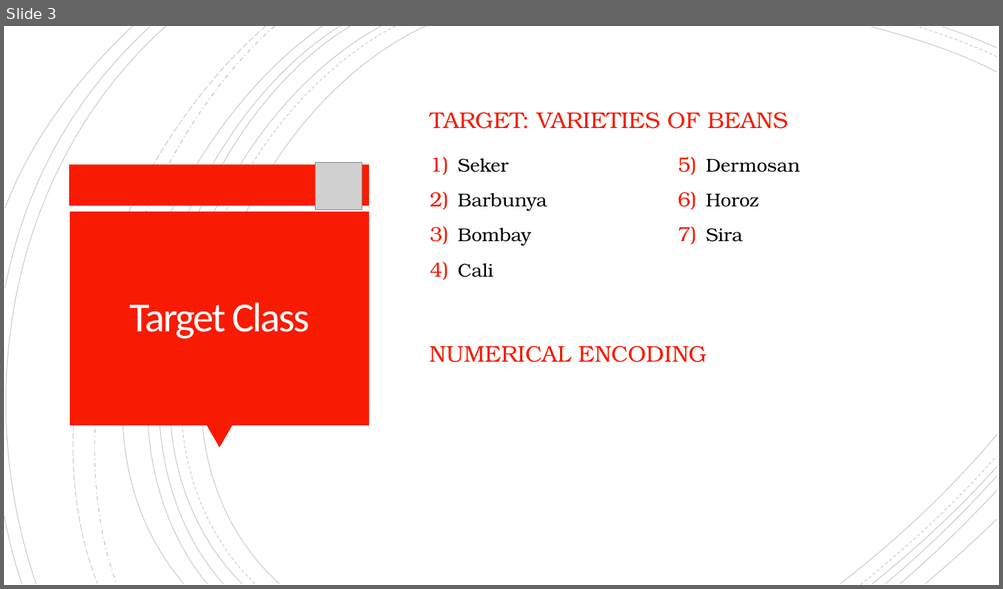
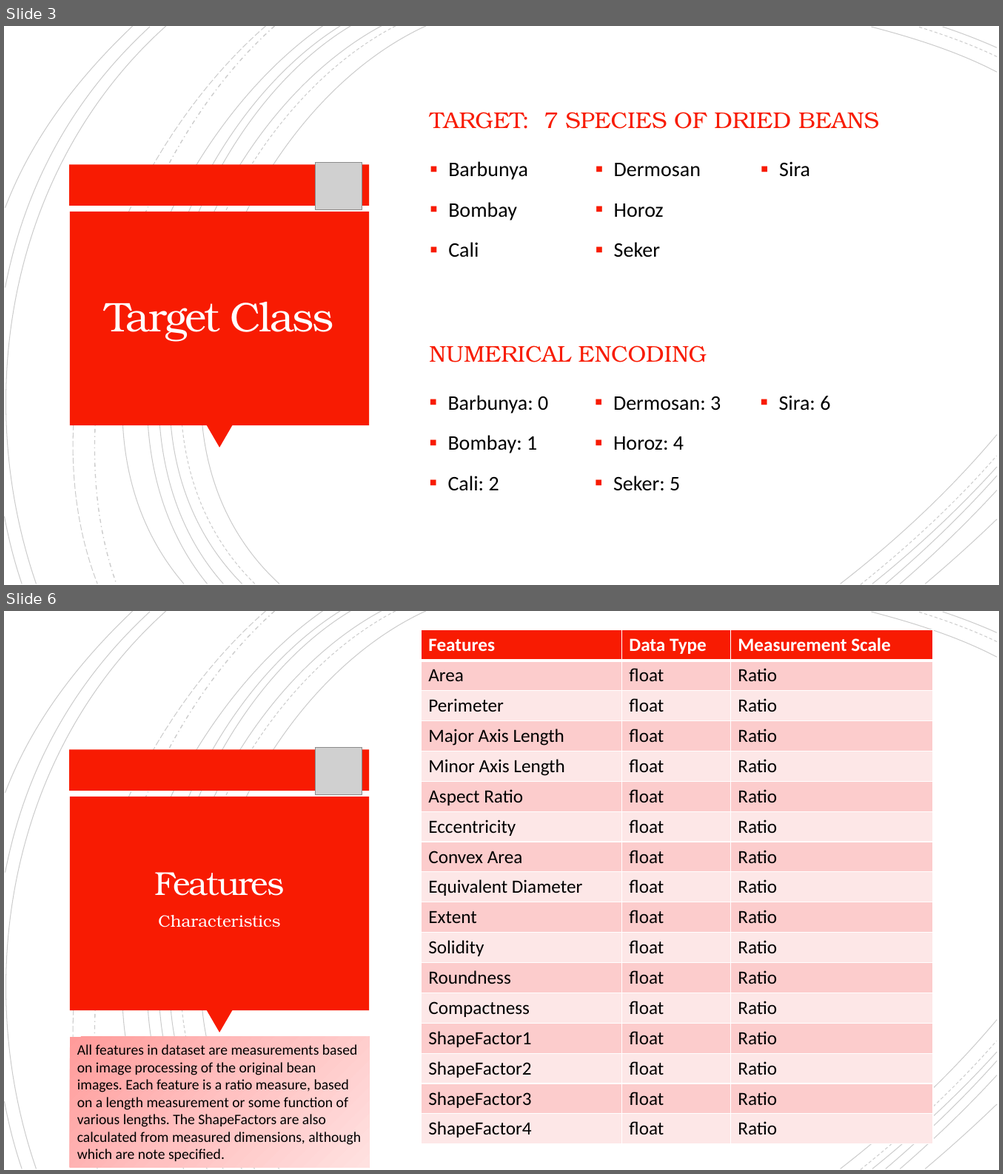
Before and after one commit to mmkke/DS5230_clustering_project, a slide deck: ds5230_phase1_farrell_massone.pptx. Shown one above the other, each under a label of ours: slide 3 before the commit, slides 3 and 6 after it; the slides between them are not shown. The pictures are 1003x589 and 1003x1174 pixels, drawn with LibreOffice and Linux fonts; fonts in the diff are those of the drawing; grey boxes stand for pictures. Boxes give left, top, right and bottom in pixels: in the first picture for what was removed or moved away, otherwise in the second. Text is boxed around its words. In the diff, an @@ line names an element or a change of style, - is before the commit and + after.

```diff
--- a/ds5230_phase1_farrell_massone.pptx
+++ b/ds5230_phase1_farrell_massone.pptx
@@ slide 6 added at bbox=[4, 611, 999, 1170], background #FFFFFF; not listed: 24 template elements that a slide beside it also shows @@
@@ table added at bbox=[421, 630, 933, 1145], 17 rows, 3 columns @@
+Features | Data Type | Measurement Scale
+Area | float | Ratio
+Perimeter | float | Ratio
+Major Axis Length | float | Ratio
+Minor Axis Length | float | Ratio
+Aspect Ratio | float | Ratio
+Eccentricity | float | Ratio
+Convex Area | float | Ratio
+Equivalent Diameter | float | Ratio
+Extent | float | Ratio
+Solidity | float | Ratio
+Roundness | float | Ratio
+Compactness | float | Ratio
+ShapeFactor1 | float | Ratio
+ShapeFactor2 | float | Ratio
+ShapeFactor3 | float | Ratio
+ShapeFactor4 | float | Ratio
@@ picture added at bbox=[315, 748, 362, 795] @@
@@ title added at bbox=[154, 872, 284, 896], 32 pt, text #FFFEFF @@
+Features
@@ text added at bbox=[158, 915, 280, 928], 16 pt, text #FFFEFF @@
+Characteristics
@@ rectangle added at bbox=[70, 1037, 369, 1167], fill gradient #FF9C9B to #FFC3C2 to #FFE2E1, 14 pt, text #000000 @@
+All features in dataset are measurements based on image processing of the original bean images. Each feature is a ratio measure, based on a length measurement or some function of various lengths. The ShapeFactors are also calculated from measured dimensions, although which are note specified.
@@ slide 3 changed as well @@
@@ text at bbox=[430, 112, 879, 129]: text changed @@
-TARGET: VARIETIES OF BEANS
+TARGET: 7 SPECIES OF DRIED BEANS
@@ text "Barbunya" at bbox=[448, 161, 810, 258]: columns 2 to 3 @@
@@ text at bbox=[458, 158, 509, 173]: paragraph removed @@
-1) Seker
@@ text at bbox=[448, 161, 810, 257]: size 18 to 20 pt, font TeX Gyre Bonum to Calibri in "Barbunya", "Bombay", "Cali", "Dermosan" and 2 more places; bullet 1) to ▪; line spacing 1.1 to 1.2 @@
@@ title "Target Class" at bbox=[105, 302, 333, 341]: font Calibri to TeX Gyre Bonum @@
@@ text at bbox=[614, 242, 660, 258]: paragraph added @@
+▪ Seker
@@ text added at bbox=[448, 395, 830, 491], 20 pt, text #000000 @@
+▪ Barbunya: 0
+▪ Bombay: 1
+▪ Cali: 2
+▪ Dermosan: 3
+▪ Horoz: 4
+▪ Seker: 5
+▪ Sira: 6
```
Also in this commit, not shown: 4 other slides changed, 2 other slides added, 1 other file.
